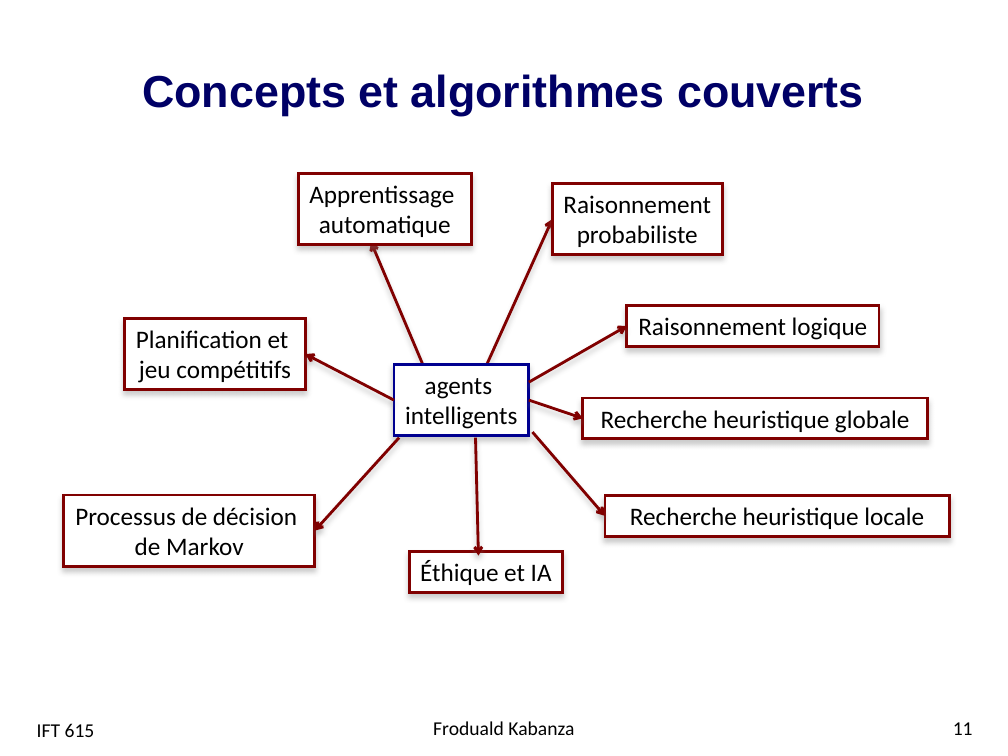
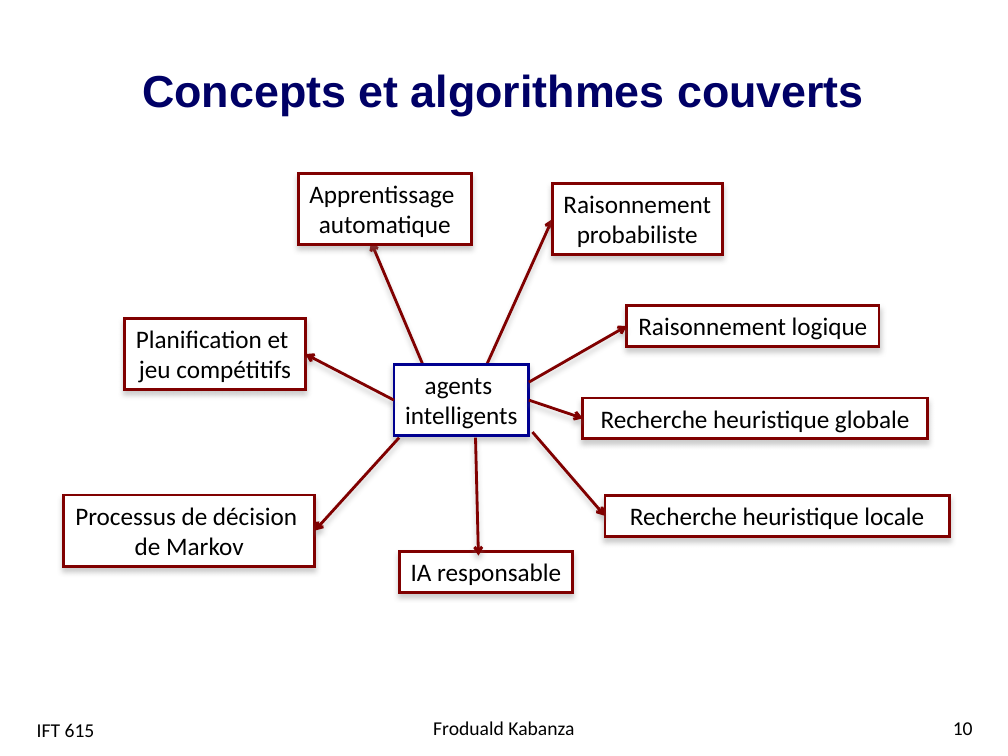
Before and after one commit to djeffkanda/djeffkanda.github.io, a slide deck: slide 10 of ift/assets/slides/ift615-01-Intro.pptx (slide 11 before the commit). Drawn at 1008x756 pixels with LibreOffice and Linux fonts; fonts in the diff are those of the drawing; background and template pictures are left out. Boxes give left, top, right and bottom in pixels: in the first picture for what was removed or moved away, otherwise in the second. Text is boxed around its words. In the diff, an @@ line names an element or a change of style, - is before the commit and + after.

```diff
--- a/ift/assets/slides/ift615-01-Intro.pptx
+++ b/ift/assets/slides/ift615-01-Intro.pptx
@@ rectangle "IA responsable": place and size @@
-rectangle "IA responsable" at <box>409,551,562,592</box>
+rectangle "IA responsable" at <box>400,551,573,592</box>
@@ text in rectangle at <box>411,563,561,585</box>: text changed @@
-Éthique et IA
+IA responsable
@@ page number at <box>953,722,973,735</box>: text changed @@
-11
+10
```
Also in this commit, not shown: 3 other slides changed, 1 slide removed, 9 other files.
